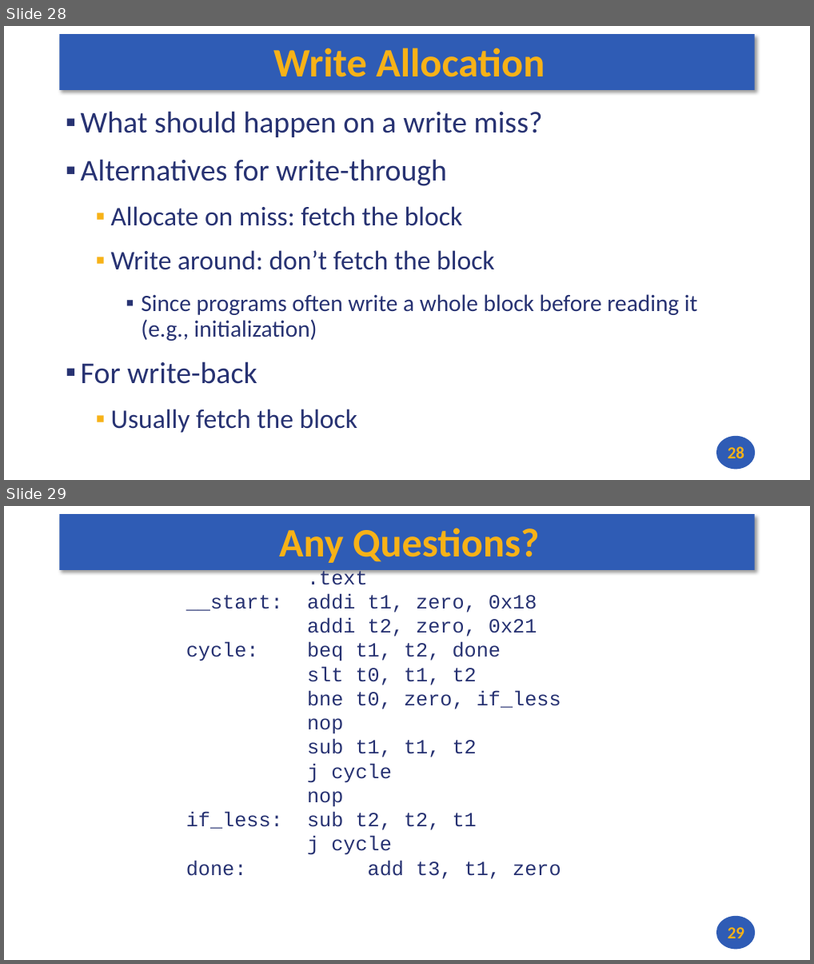
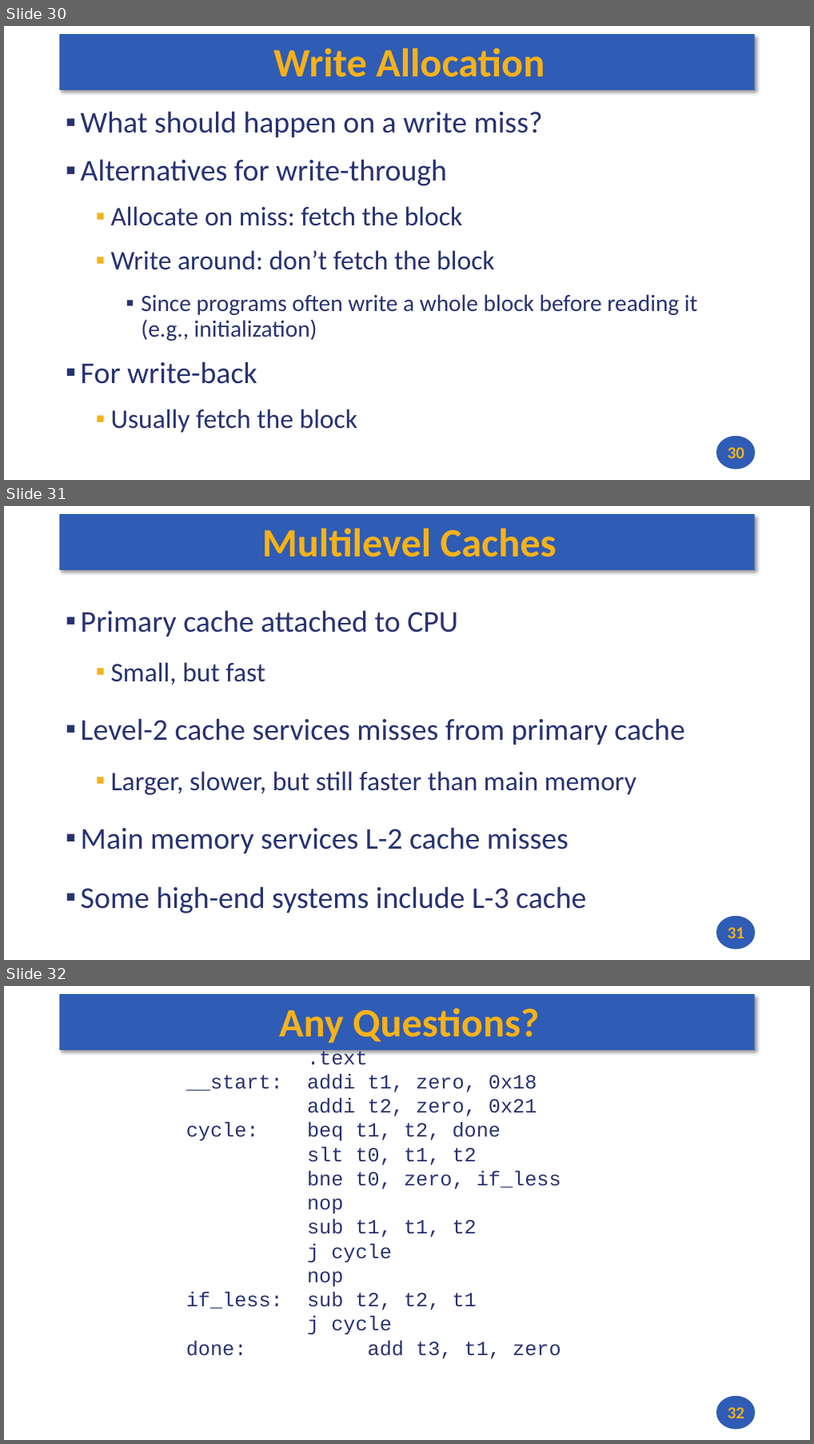
Before and after one commit to andrewt0301/hse-acos-course, a slide deck: docs/part1ca/11_Caches/CA_Lecture_11.pptx. Shown one above the other, each under a label of ours: slides 28 and 29 before the commit, slides 30, 31 and 32 after it. The pictures are 814x964 and 814x1444 pixels, drawn with LibreOffice and Linux fonts; fonts in the diff are those of the drawing. Boxes give left, top, right and bottom in pixels: in the first picture for what was removed or moved away, otherwise in the second. Text is boxed around its words. In the diff, an @@ line names an element or a change of style, - is before the commit and + after.

```diff
--- a/docs/part1ca/11_Caches/CA_Lecture_11.pptx
+++ b/docs/part1ca/11_Caches/CA_Lecture_11.pptx
@@ slide 31 added at (4,506,810,960), background #FFFFFF; not listed: 2 template elements that a slide beside it also shows @@
@@ title added at (262,528,557,557), 48 pt, text #F7B217, bold @@
+Multilevel Caches
@@ text added at (81,610,685,913), 36 pt, text #273272 @@
+▪ Primary cache attached to CPU
+  ▪ Small, but fast
+▪ Level-2 cache services misses from primary cache
+  ▪ Larger, slower, but still faster than main memory
+▪ Main memory services L-2 cache misses
+▪ Some high-end systems include L-3 cache
@@ page number added at (728,927,745,938), 20 pt, text #F7B217, bold @@
+31
@@ what was slide 28 is now slide 30 @@
@@ page number at (728,447,745,458): text changed @@
-28
+30
@@ what was slide 29 is now slide 32 @@
@@ page number at (728,1407,745,1418): text changed @@
-29
+32
```
Also in this commit, not shown: 1 slide changed, 2 other slides added, 1 other file.
